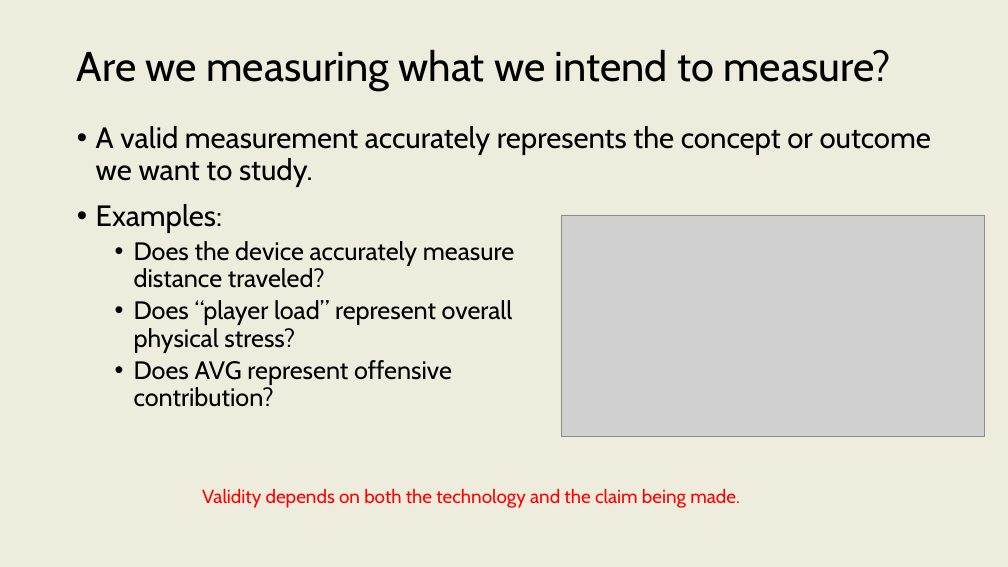
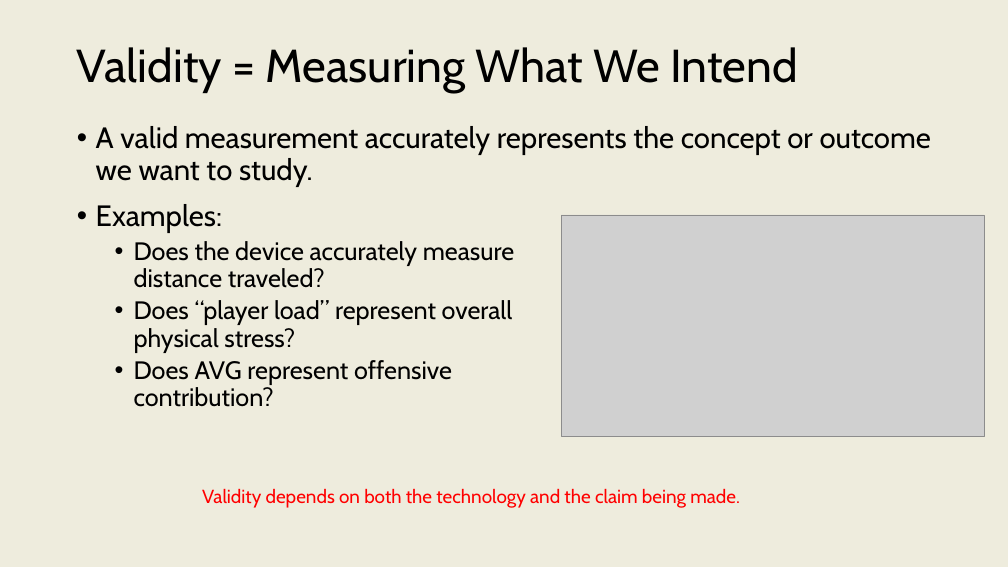
Before and after one commit to onishisaryu/HES-3000-Sports-Data-Analytics, a slide deck: slide 9 of pptx/Lecture5.pptx. Drawn at 1008x567 pixels with LibreOffice and Linux fonts; fonts in the diff are those of the drawing; grey boxes stand for pictures. Boxes give left, top, right and bottom in pixels: in the first picture for what was removed or moved away, otherwise in the second. Text is boxed around its words. In the diff, an @@ line names an element or a change of style, - is before the commit and + after.

```diff
--- a/pptx/Lecture5.pptx
+++ b/pptx/Lecture5.pptx
@@ title at <box>77,47,798,93</box>: text changed; size 39.6 to 44 pt @@
-Are we measuring what we intend to measure?
+Validity = Measuring What We Intend
```
Also in this commit, not shown: 13 other slides changed, 1 slide added, 1 slide removed, 2 other files.
